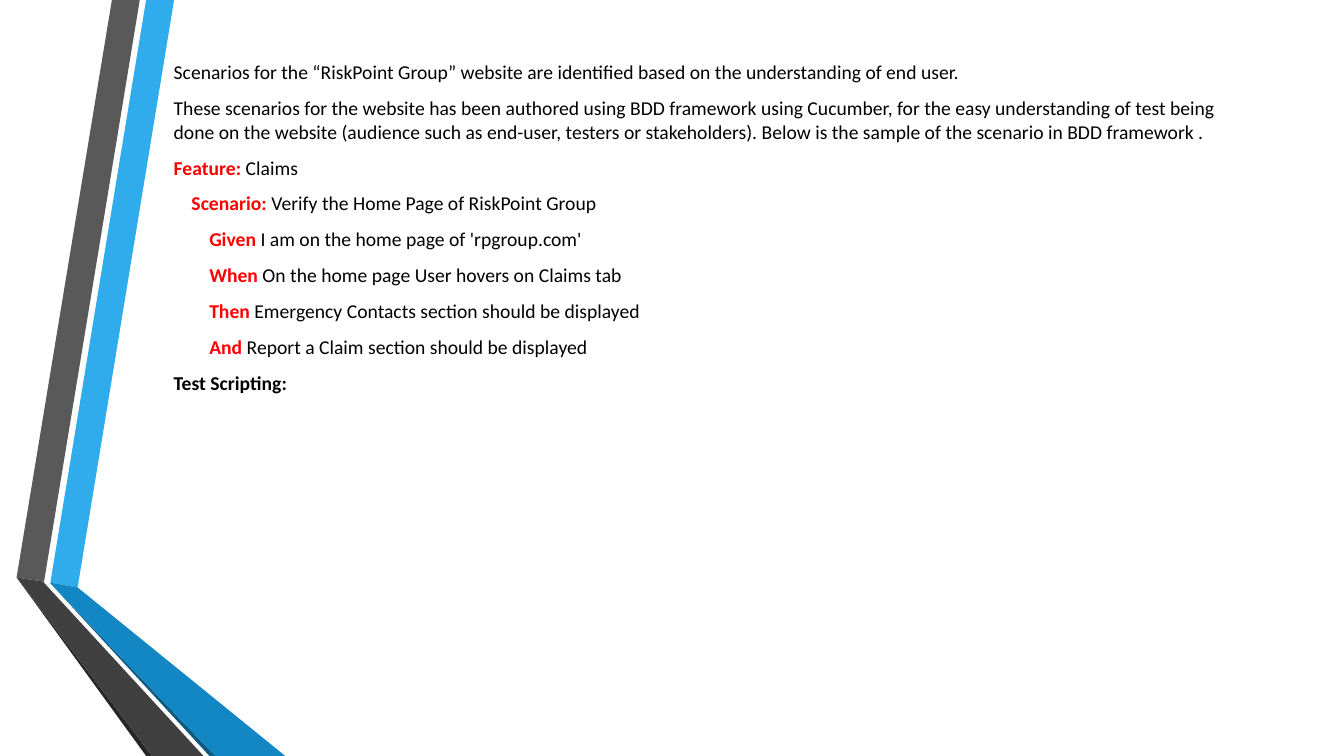
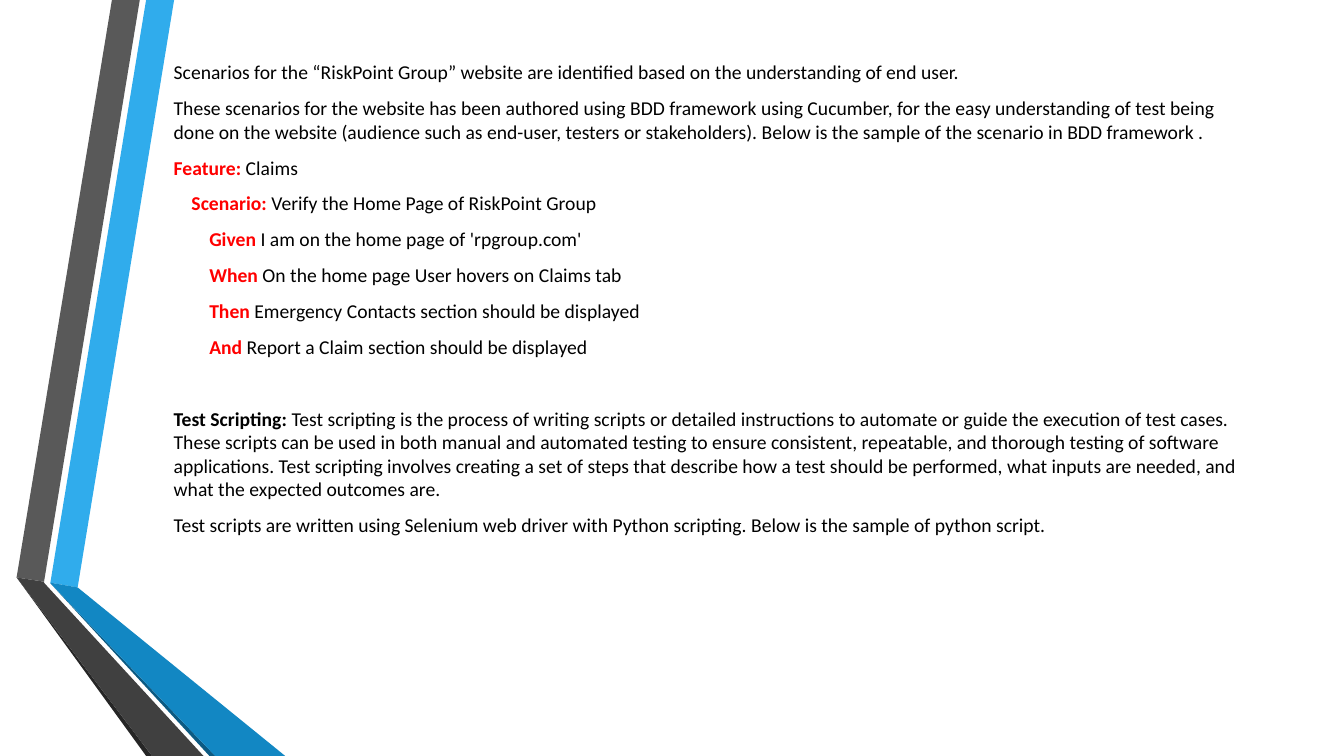
Before and after one commit to rohinitornal/riskpoint, a slide deck: slide 9 of SW Test Demo.pptx (slide 8 before the commit). Drawn at 1344x756 pixels with LibreOffice and Linux fonts; fonts in the diff are those of the drawing; background and template pictures are left out. Boxes give left, top, right and bottom in pixels: in the first picture for what was removed or moved away, otherwise in the second. Text is boxed around its words. In the diff, an @@ line names an element or a change of style, - is before the commit and + after.

```diff
--- a/SW Test Demo.pptx
+++ b/SW Test Demo.pptx
@@ text at (174,412,1235,536): text changed; bold off @@
-Test Scripting:
+Test Scripting: Test scripting is the process of writing scripts or detailed instructions to automate or guide the execution of test cases. These scripts can be used in both manual and automated testing to ensure consistent, repeatable, and thorough testing of software applications. Test scripting involves creating a set of steps that describe how a test should be performed, what inputs are needed, and what the expected outcomes are.
+Test scripts are written using Selenium web driver with Python scripting. Below is the sample of python script.
```
Also in this commit, not shown: 3 other slides changed, 2 slides added.
